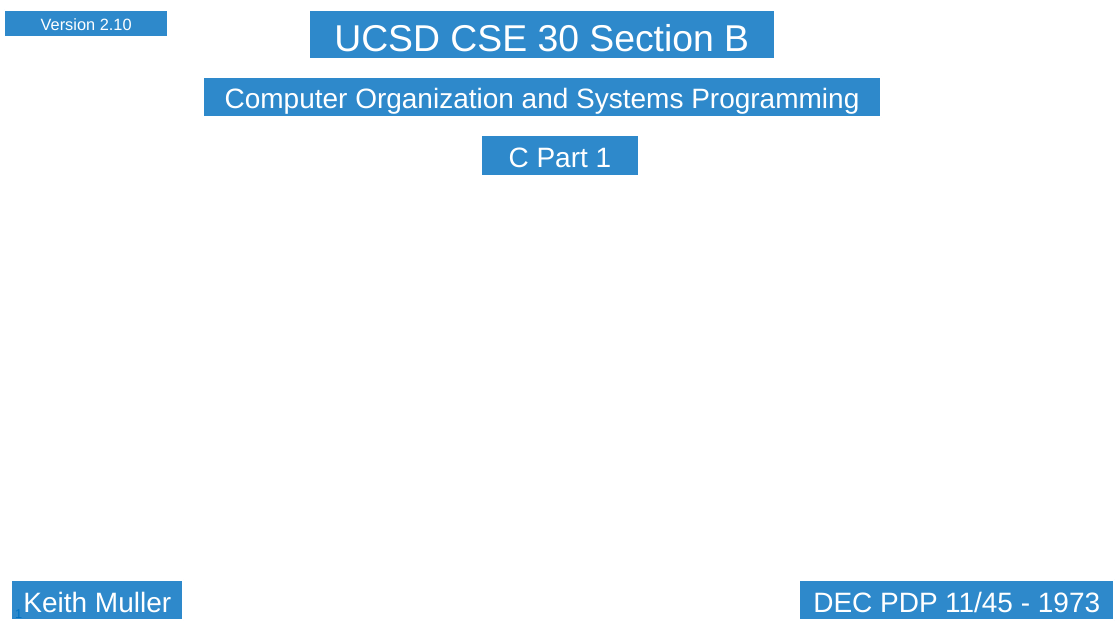
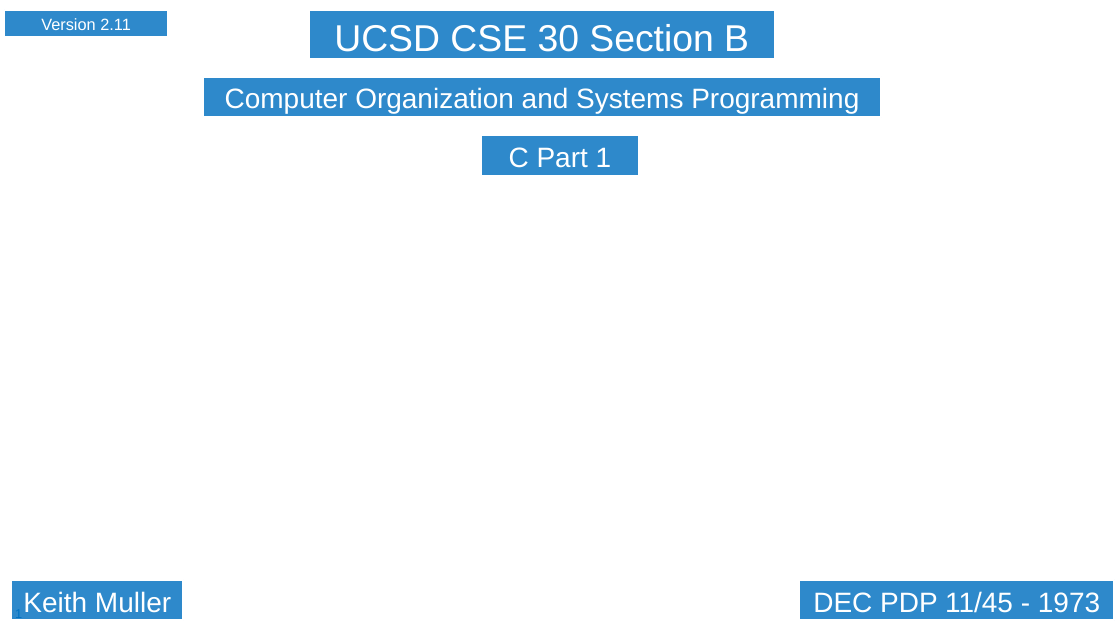
Before and after one commit to cse30-sp24/Muller-Slides, a slide deck: slide 1 of 01-C-Part1.pptx. Drawn at 1120x630 pixels with LibreOffice and Linux fonts; fonts in the diff are those of the drawing; background and template pictures are left out. Boxes give left, top, right and bottom in pixels: in the first picture for what was removed or moved away, otherwise in the second. Text is boxed around its words. In the diff, an @@ line names an element or a change of style, - is before the commit and + after.

```diff
--- a/01-C-Part1.pptx
+++ b/01-C-Part1.pptx
@@ text in rectangle at <box>41,18,131,30</box>: text changed @@
-Version 2.10
+Version 2.11
```
Also in this commit, not shown: 7 other slides changed, 4 slides added, 1 other file.
